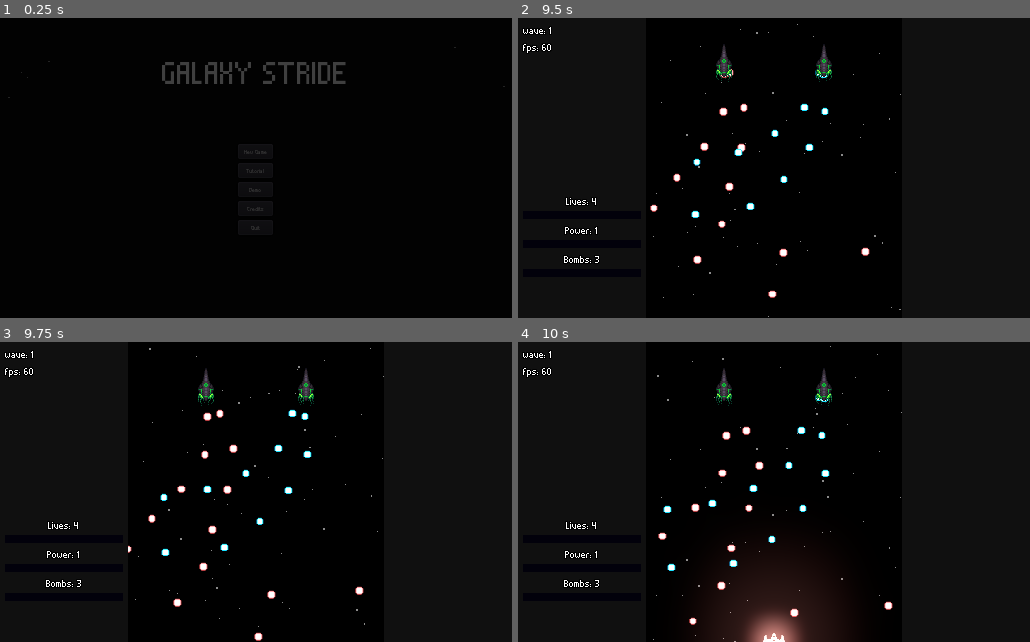
Above: before the commit, frames 1-4 (two rows, left to right).
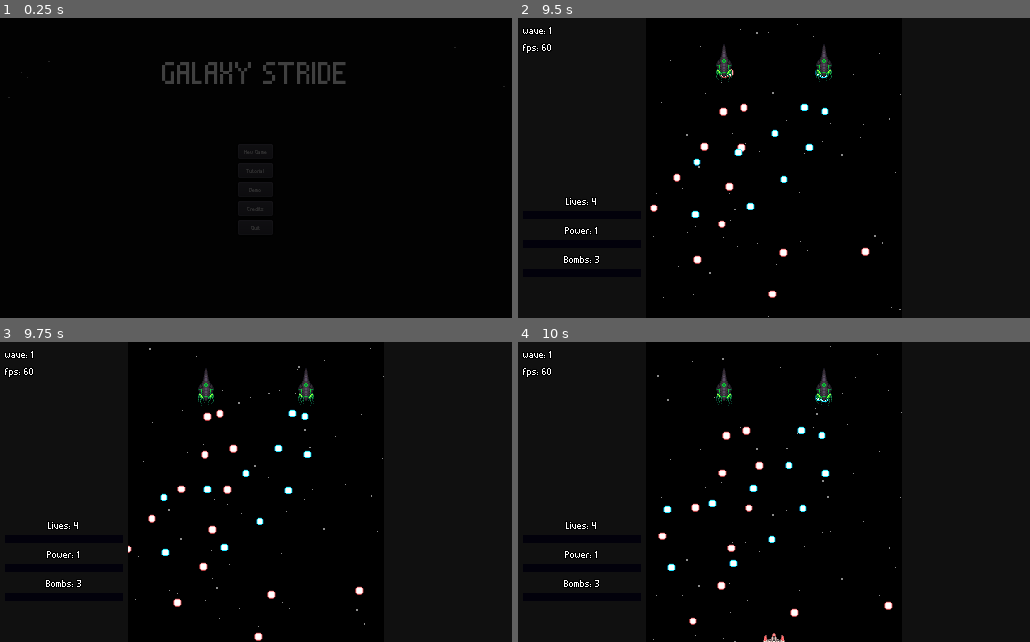
Above: after the commit, the same moments.

Repository: rockrick1/galaxy-stride
Game: Godot game, scene res://menus/main_menu.tscn
Two runs of this game, one before a commit and one after it. Both use one fixed random seed, a clock stepped at 60 frames per second and the inputs below.
Inputs (mouse positions are in pixels of both pictures, inside the frame that each line leads up to):
- Up to frame 1 (0.25 s): no input
- Up to frame 2 (9.5 s): click "New Game" at 0.5 s; click "New Game" at 1.25 s; move the mouse to (886, 153) at 2.02 s; hold Right (ui_right) 2.03-2.75 s; click (748, 138) at 2.75 s; move the mouse to (671, 183) at 3.52 s; hold Down (ui_down) 3.53-4.28 s; tap Enter at 4.25 s; move the mouse to (825, 102) at 4.27 s; hold Right (ui_right) 4.28-5.03 s; move the mouse to (748, 228) at 5.02 s; hold Up (ui_up) 5.03-5.78 s; move the mouse to (927, 213) at 5.77 s; hold Left (ui_left) 5.78-7.28 s; move the mouse to (620, 123) at 6.52 s; move the mouse to (799, 168) at 7.27 s; hold Down (ui_down) 7.28-8.03 s; move the mouse to (697, 93) at 8.02 s; hold Right (ui_right) 8.03-8.78 s; move the mouse to (886, 153) at 8.77 s; hold Up (ui_up) from 8.78 s (still down)
- Up to frame 3 (9.75 s): move the mouse to (153, 507) at 9.52 s; release Up (ui_up) at 9.53 s; hold Right (ui_right) from 9.53 s (still down)
- Up to frame 4 (10 s): keep holding Right (ui_right)

Frames 1-3 are identical in both runs. In frame 4, 5.9% of the frame differs, in the area x 36-64%, y 72-100%.

Commit message:
better played invincibility animation

Diff:
--- a/characters/character.gd
+++ b/characters/character.gd
@@ -185,7 +185,7 @@
 func graze():
 	if not invincible:
 		grazed_bullets += 1
-		$Sprite/Blink.play("Blink")
+#		$Sprite/Blink.play("Blink")
 
 
 func bomb():
@@ -296,7 +296,8 @@
 	invincible = false
 	$Hitbox.disabled = false
 	$Sprite/Invincible.stop()
-	$Sprite.self_modulate = Color(1,1,1,1)
+	$Sprite.get_material().set_shader_param("intensity", 0.0)
+#	$Sprite.self_modulate = Color(1,1,1,1)
 
 
 func goto_main_menu():
--- a/characters/character.tscn
+++ b/characters/character.tscn
@@ -10,6 +10,7 @@
 [ext_resource path="res://assets/sprites/exp2_0.png" type="Texture" id=8]
 [ext_resource path="res://assets/sfx/SFX_Explosion_02.wav" type="AudioStream" id=9]
 [ext_resource path="res://assets/sfx/SFX_Explosion_01.wav" type="AudioStream" id=10]
+[ext_resource path="res://shaders/damage_blink.tres" type="Material" id=11]
 
 [sub_resource type="AtlasTexture" id=1]
 flags = 4
@@ -100,53 +101,53 @@
 } ]
 
 [sub_resource type="AtlasTexture" id=18]
+atlas = ExtResource( 6 )
+region = Rect2( 0, 0, 32, 32 )
+
+[sub_resource type="AtlasTexture" id=19]
+atlas = ExtResource( 6 )
+region = Rect2( 32, 0, 32, 32 )
+
+[sub_resource type="AtlasTexture" id=20]
+atlas = ExtResource( 7 )
+region = Rect2( 0, 0, 48, 32 )
+
+[sub_resource type="AtlasTexture" id=21]
+atlas = ExtResource( 7 )
+region = Rect2( 48, 0, 48, 32 )
+
+[sub_resource type="AtlasTexture" id=22]
 atlas = ExtResource( 1 )
 region = Rect2( 0, 0, 32, 32 )
 
-[sub_resource type="AtlasTexture" id=19]
+[sub_resource type="AtlasTexture" id=23]
 atlas = ExtResource( 1 )
 region = Rect2( 32, 0, 32, 32 )
 
-[sub_resource type="AtlasTexture" id=20]
+[sub_resource type="AtlasTexture" id=24]
 atlas = ExtResource( 1 )
 region = Rect2( 64, 0, 32, 32 )
 
-[sub_resource type="AtlasTexture" id=21]
+[sub_resource type="AtlasTexture" id=25]
 atlas = ExtResource( 1 )
 region = Rect2( 96, 0, 32, 32 )
 
-[sub_resource type="AtlasTexture" id=22]
-atlas = ExtResource( 7 )
-region = Rect2( 0, 0, 48, 32 )
-
-[sub_resource type="AtlasTexture" id=23]
-atlas = ExtResource( 7 )
-region = Rect2( 48, 0, 48, 32 )
-
-[sub_resource type="AtlasTexture" id=24]
-atlas = ExtResource( 6 )
-region = Rect2( 0, 0, 32, 32 )
-
-[sub_resource type="AtlasTexture" id=25]
-atlas = ExtResource( 6 )
-region = Rect2( 32, 0, 32, 32 )
-
 [sub_resource type="SpriteFrames" id=26]
 animations = [ {
-"frames": [ SubResource( 18 ), SubResource( 19 ), SubResource( 20 ), SubResource( 21 ) ],
+"frames": [ SubResource( 18 ), SubResource( 19 ) ],
 "loop": true,
-"name": "cruiser1",
-"speed": 10.0
+"name": "cruiser2",
+"speed": 20.0
 }, {
-"frames": [ SubResource( 22 ), SubResource( 23 ) ],
+"frames": [ SubResource( 20 ), SubResource( 21 ) ],
 "loop": true,
 "name": "biomech1",
 "speed": 20.0
 }, {
-"frames": [ SubResource( 24 ), SubResource( 25 ) ],
+"frames": [ SubResource( 22 ), SubResource( 23 ), SubResource( 24 ), SubResource( 25 ) ],
 "loop": true,
-"name": "cruiser2",
-"speed": 20.0
+"name": "cruiser1",
+"speed": 10.0
 } ]
 
 [sub_resource type="Animation" id=27]
@@ -170,16 +171,16 @@
 loop = true
 step = 0.25
 tracks/0/type = "value"
-tracks/0/path = NodePath(".:self_modulate")
+tracks/0/path = NodePath(".:material:shader_param/intensity")
 tracks/0/interp = 1
 tracks/0/loop_wrap = true
 tracks/0/imported = false
 tracks/0/enabled = true
 tracks/0/keys = {
 "times": PoolRealArray( 0, 0.25, 0.5 ),
-"transitions": PoolRealArray( 2.92817, 0.307786, 1 ),
-"update": 0,
-"values": [ Color( 1, 1, 1, 1 ), Color( 40.1098, 39.5961, 39.3686, 1 ), Color( 1, 1, 1, 1 ) ]
+"transitions": PoolRealArray( 1, 1, 1 ),
+"update": 0,
+"values": [ 0.0, 0.45, 0.0 ]
 }
 
 [sub_resource type="Animation" id=29]
@@ -389,6 +390,7 @@
 }
 
 [node name="Character" type="KinematicBody2D"]
+use_parent_material = true
 position = Vector2( 256, 278 )
 collision_mask = 28
 script = ExtResource( 2 )
@@ -407,7 +409,7 @@
 frame = 1
 
 [node name="Sprite" type="AnimatedSprite" parent="."]
-use_parent_material = true
+material = ExtResource( 11 )
 scale = Vector2( 0.690292, 0.690292 )
 frames = SubResource( 26 )
 animation = "cruiser2"
@@ -429,10 +431,8 @@
 anims/Shooting = SubResource( 29 )
 
 [node name="BombEffect" type="Sprite" parent="."]
-visible = false
-self_modulate = Color( 1, 1, 1, 0 )
-use_parent_material = true
-scale = Vector2( 3.5, 3.5 )
+use_parent_material = true
+scale = Vector2( 0.001, 0.001 )
 texture = ExtResource( 5 )
 
 [node name="AnimationPlayer" type="AnimationPlayer" parent="BombEffect"]
--- a/stages/test_stage.tscn
+++ b/stages/test_stage.tscn
@@ -64,7 +64,6 @@
 use_parent_material = true
 
 [node name="Character" parent="." instance=ExtResource( 1 )]
-use_parent_material = true
 CAN_DIE = true
 
 [node name="StageBorder" type="StaticBody2D" parent="."]
Not shown: 1 places in characters/character.tscn that only renumber resources
